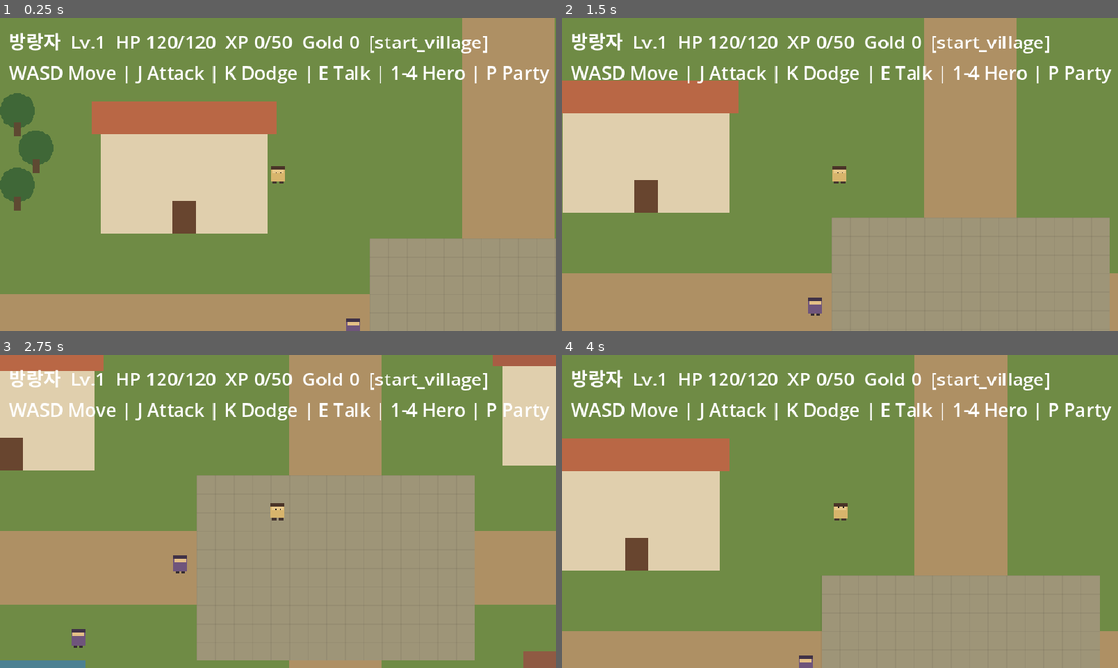
Above: before the commit, frames 1-4 (two rows, left to right).
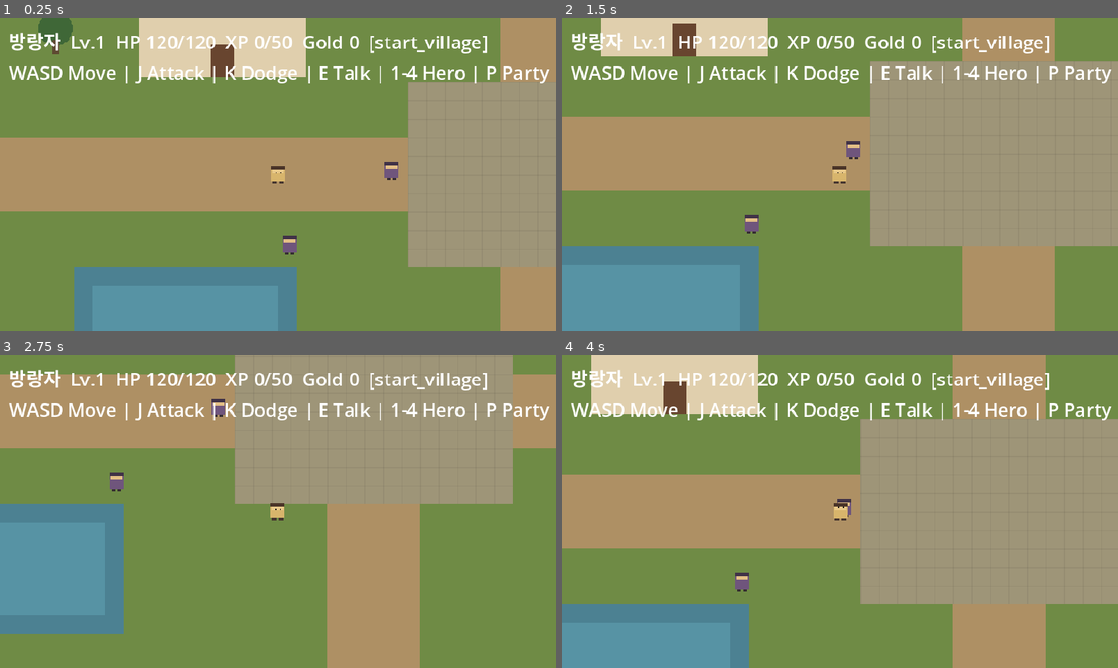
Above: after the commit, the same moments.

Repository: tjqmf14-source/rpg-game-v1
Game: Godot game, scene res://scenes/main.tscn
The game is run twice, just before and just after one commit, with the same random seed, the same clock (stepped at 60 frames per second) and the same inputs.
Inputs (mouse positions are in pixels of both pictures, inside the frame that each line leads up to):
- Up to frame 1 (0.25 s): no input
- Up to frame 2 (1.5 s): tap Enter at 0.5 s; move the mouse to (962, 158) at 0.52 s; hold Right (ui_right) 0.53-1.28 s; tap E at 0.6 s; click (962, 158) at 0.67 s; tap Space at 0.77 s; move the mouse to (728, 190) at 1.27 s; hold Down (ui_down) from 1.28 s (still down); tap J at 1.35 s
- Up to frame 3 (2.75 s): tap Space at 1.52 s; move the mouse to (333, 442) at 2.02 s; release Down (ui_down) at 2.03 s; hold Right (ui_right) from 2.03 s (still down); tap K at 2.1 s
- Up to frame 4 (4 s): move the mouse to (812, 574) at 2.77 s; release Right (ui_right) at 2.78 s; hold Up (ui_up) 2.78-3.53 s; tap 1 at 2.85 s; click (812, 574) at 2.92 s; tap Space at 3.02, 3.77 s; move the mouse to (1006, 558) at 3.52 s; hold Left (ui_left) from 3.53 s (still down); tap 4 at 3.6 s

The runs differ from the first frame. In frame 1, 53% of the frame differs, in the area x 0-100%, y 0-100%; in frame 2, 60%; in frame 3, 61%; in frame 4, 57%.

Commit message:
fix: align fresh spawn with start village road

Diff:
--- a/scripts/core/game_state.gd
+++ b/scripts/core/game_state.gd
@@ -26,7 +26,7 @@
 var world_state: Dictionary = {
 	"map_id": "start_village",
 	"player_x": 240.0,
-	"player_y": 135.0,
+	"player_y": 270.0,
 	"flags": {}
 }
 
@@ -396,7 +396,7 @@
 	var result: Dictionary = {
 		"map_id": "start_village",
 		"player_x": 240.0,
-		"player_y": 135.0,
+		"player_y": 270.0,
 		"flags": {}
 	}
 
@@ -406,7 +406,7 @@
 	var raw: Dictionary = raw_value
 	result["map_id"] = String(raw.get("map_id", "bootstrap_meadow"))
 	result["player_x"] = clampf(float(raw.get("player_x", 240.0)), -100000.0, 100000.0)
-	result["player_y"] = clampf(float(raw.get("player_y", 135.0)), -100000.0, 100000.0)
+	result["player_y"] = clampf(float(raw.get("player_y", 270.0)), -100000.0, 100000.0)
 
 	var clean_flags: Dictionary = {}
 	var raw_flags = raw.get("flags", {})
